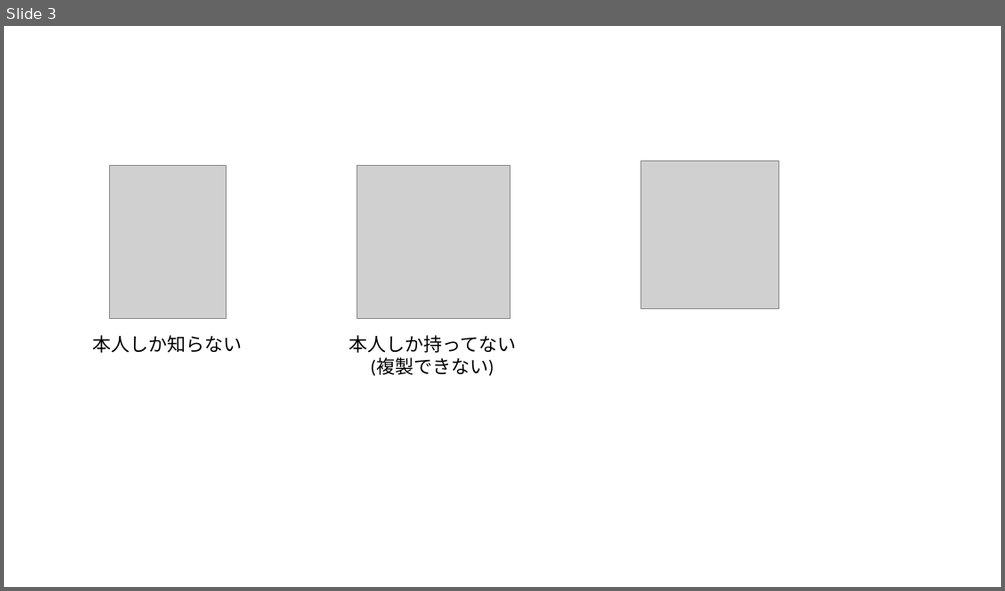
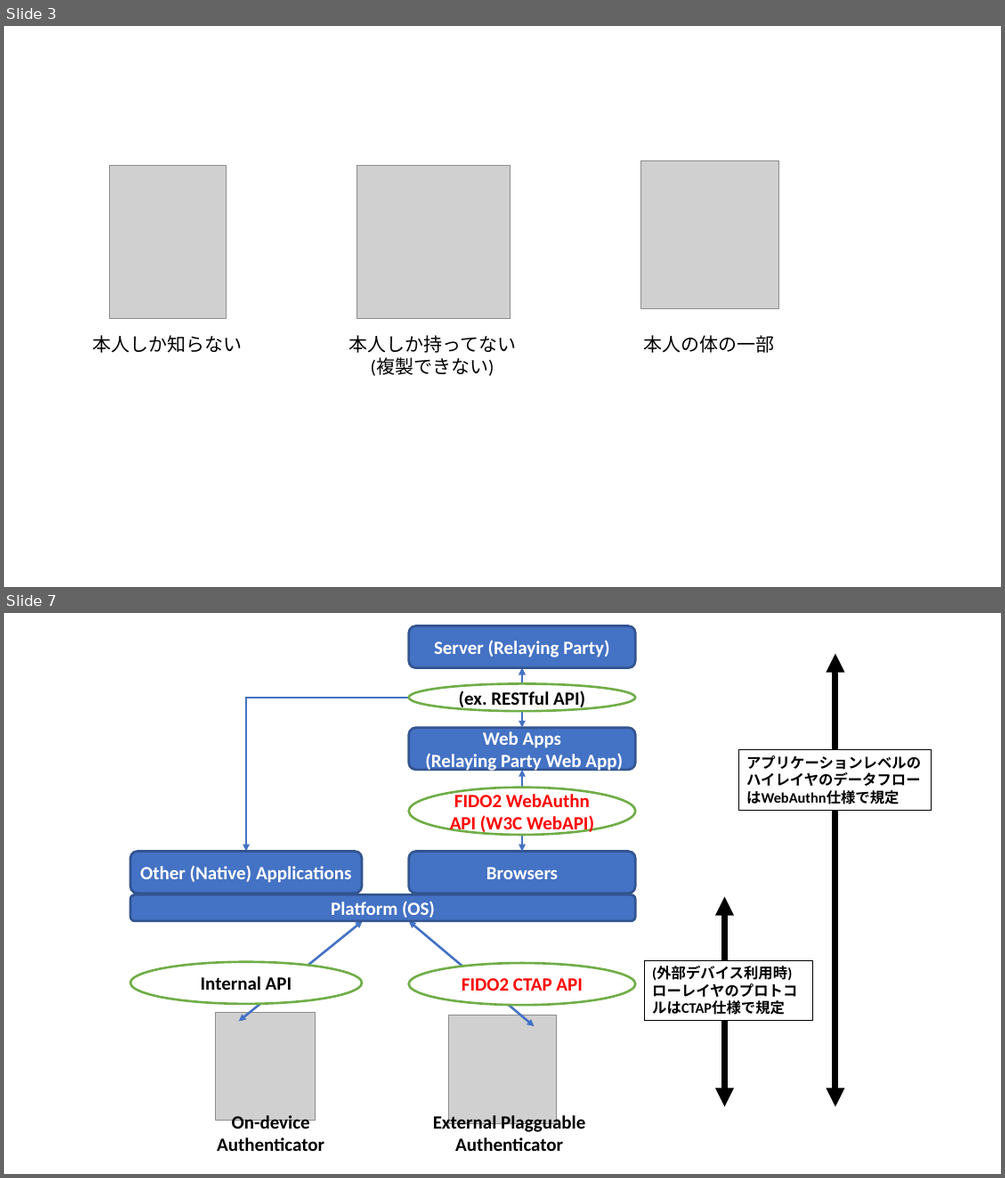
Before and after one commit to junkurihara/class-fido2_webauthn, a slide deck: slides/Figs/figures.pptx. Shown one above the other, each under a label of ours: slide 3 before the commit, slides 3 and 7 after it; the slides between them are not shown. The pictures are 1005x591 and 1005x1178 pixels, drawn with LibreOffice and Linux fonts; fonts in the diff are those of the drawing; grey boxes stand for pictures. Boxes give left, top, right and bottom in pixels: in the first picture for what was removed or moved away, otherwise in the second. Text is boxed around its words. In the diff, an @@ line names an element or a change of style, - is before the commit and + after.

```diff
--- a/slides/Figs/figures.pptx
+++ b/slides/Figs/figures.pptx
@@ slide 7 added at (4,613,1001,1174), background #FFFFFF @@
@@ rounded rectangle added at (409,625,635,667), fill #4472C4, outline #325491 2.25 pt, 18 pt, text #FFFFFF, bold @@
+Server (Relaying Party)
@@ double arrow added from (835, 653) to (835, 1107), #000000 6 pt @@
@@ elbow double arrow added from (522, 667) to (246, 852), #4472C4 2.25 pt @@
@@ ellipse added at (409,684,635,712), fill #FFFFFF, outline #70AD47 2.25 pt, 18 pt, text #000000, bold @@
+(ex. RESTful API)
@@ double arrow added from (522, 667) to (522, 728), #4472C4 2.25 pt @@
@@ rounded rectangle added at (409,728,635,770), fill #4472C4, outline #325491 2.25 pt, 18 pt, text #FFFFFF, bold @@
+Web Apps
+(Relaying Party Web App)
@@ double arrow added from (522, 770) to (522, 852), #4472C4 2.25 pt @@
@@ rectangle added at (739,750,931,811), fill #FFFFFF, outline #000000 0.75 pt, 14 pt, text #000000, bold @@
+アプリケーションレベルのハイレイヤのデータフローはWebAuthn仕様で規定
@@ ellipse added at (409,787,635,835), fill #FFFFFF, outline #70AD47 2.25 pt, 18 pt, text #FF0000, bold @@
+FIDO2 WebAuthn API (W3C WebAPI)
@@ rounded rectangle added at (130,852,362,893), fill #4472C4, outline #325491 2.25 pt, 18 pt, text #FFFFFF, bold @@
+Other (Native) Applications
@@ rounded rectangle added at (409,852,635,893), fill #4472C4, outline #325491 2.25 pt, 18 pt, text #FFFFFF, bold @@
+Browsers
@@ rounded rectangle added at (130,895,635,921), fill #4472C4, outline #325491 2.25 pt, 18 pt, text #FFFFFF, bold @@
+Platform (OS)
@@ double arrow added from (725, 896) to (725, 1107), #000000 6 pt @@
@@ double arrow added from (362, 921) to (239, 1022), #4472C4 2.25 pt @@
@@ double arrow added from (409, 921) to (534, 1027), #4472C4 2.25 pt @@
@@ ellipse added at (130,962,362,1004), fill #FFFFFF, outline #70AD47 2.25 pt, 18 pt, text #000000, bold @@
+Internal API
@@ ellipse added at (409,963,635,1005), fill #FFFFFF, outline #70AD47 2.25 pt, 18 pt, text #FF0000, bold @@
+FIDO2 CTAP API
@@ rectangle added at (645,961,812,1022), fill #FFFFFF, outline #000000 0.75 pt, 14 pt, text #000000, bold @@
+(外部デバイス利用時)
+ローレイヤのプロトコルはCTAP仕様で規定
@@ picture added at (215,1013,315,1120) @@
@@ picture added at (448,1015,557,1124) @@
@@ text added at (217,1115,324,1151), 18 pt, text #000000, bold @@
+On-device
+Authenticator
@@ text added at (433,1113,585,1151), 18 pt, text #000000, bold @@
+External Plagguable
+Authenticator
@@ slide 3 changed as well @@
@@ text added at (644,335,775,353), 18 pt, text #000000 @@
+本人の体の一部
```
Also in this commit, not shown: 3 other slides added, 2 other files.
